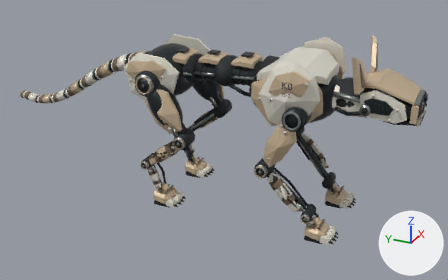
What one commit did to the glTF model assets/k0-tech-01/derived/meshopt/k0_tech_01_d0_lod0.meshopt.glb.
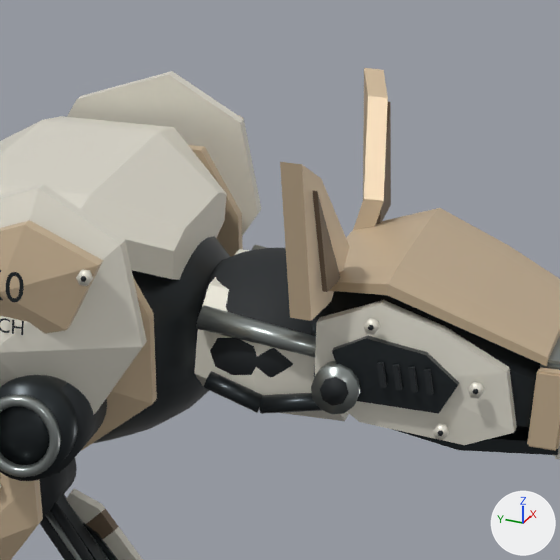
Each version is shown whole from a 50 mm camera at (-1.226, -0.512, 0.768) aimed at (0.006, 0.042, 0.152), then close up on the part from 64% to 93% of the width and 7% to 54% of the height. Every picture has the same lights, and +X, +Y and +Z are marked at lower right. The first two pictures are the older version. Vertices at exactly the same position are counted once.

Before the edit, the objects in view are built like this:
```python
me_k0_tech_01_geometry = bpy.data.meshes.new('K0_TECH_01_GEOMETRY')
me_k0_tech_01_geometry.from_pydata(...)  # 29764 vertices, 57414 faces; spans x -0.15..0.15, y -0.403..0.642, z 0.001..0.421
# faces by material slot: [20758, 7664, 3990, 8548, 13272, 372, 2810]
me_k0_tech_01_geometry.materials.append(mat_k0_graphite_frame)  # dark grey #303639
me_k0_tech_01_geometry.materials.append(mat_k0_warm_beige_ceramic)  # beige #ceb899
me_k0_tech_01_geometry.materials.append(mat_k0_porcelain_white)  # white #eae6d8
me_k0_tech_01_geometry.materials.append(mat_k0_carbon_seals)  # black #1d2226
me_k0_tech_01_geometry.materials.append(mat_k0_satin_titanium)  # grey #979e9b
me_k0_tech_01_geometry.materials.append(mat_k0_blue_coated_optical_glass)  # dark blue #194876
me_k0_tech_01_geometry.materials.append(mat_k0_lynx_taupe_stripes)  # brown #796753
ob_k0_tech_01_skin = bpy.data.objects.new('K0_TECH_01_SKIN', me_k0_tech_01_geometry)
ob_k0_tech_01_skin.location = (0.0, 0.0, 0.0)
```
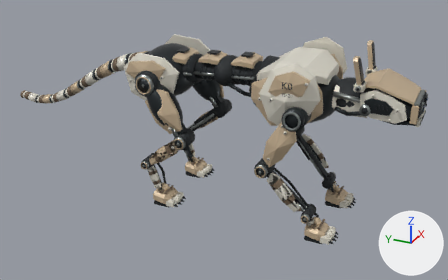
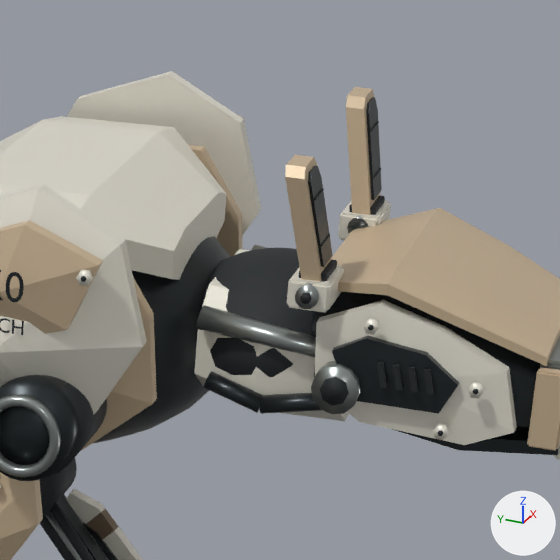
Location of each change, (x1, y1, x2, y2) in pixels of the close-ups (560 x 560 px):
'K0_TECH_01_SKIN', reshaped: before (0, 68, 560, 560); after (0, 71, 560, 560)
part 1 of me_k0_tech_01_geometry, added: after (300, 292, 312, 304)
part 2 of me_k0_tech_01_geometry, added: after (295, 283, 319, 309)
part 3 of me_k0_tech_01_geometry, added (mostly hidden): after (347, 216, 368, 234)
part 4 of me_k0_tech_01_geometry, rebuilt (32% narrower, 20% shorter): before (280, 162, 350, 321); after (285, 155, 332, 282)
part 5 of me_k0_tech_01_geometry, rebuilt: before (353, 68, 388, 230); after (346, 87, 381, 215)
part 6 of me_k0_tech_01_geometry, added: after (287, 265, 344, 313)
part 7 of me_k0_tech_01_geometry, added: after (338, 201, 391, 240)
part 8 of me_k0_tech_01_geometry, added: after (299, 259, 337, 281)
part 9 of me_k0_tech_01_geometry, added: after (349, 195, 385, 215)
part 10 of me_k0_tech_01_geometry, cut back: before (312, 102, 391, 292); after (308, 97, 382, 267)

Edits to the bpy script that builds the scene:
```text
Change me_k0_tech_01_geometry:
    used by ob_k0_tech_01_skin; location = (0.0, 0.0, 0.0)
    remove me_k0_tech_01_geometry.from_pydata(...)  # 29764 vertices, 57414 faces; spans x -0.15..0.15, y -0.403..0.642, z 0.001..0.421
    add me_k0_tech_01_geometry.from_pydata(...)  # 30012 vertices, 57862 faces; spans x -0.15..0.15, y -0.403..0.642, z 0.001..0.415
    me_k0_tech_01_geometry part 1: a new loose piece, a 6-sided cylinder along x spanning x -0.0726..-0.0714, y -0.2825..-0.2772, z 0.3515..0.3564, in mat_k0_carbon_seals (black #1d2226)
    me_k0_tech_01_geometry part 2: a new loose piece, a 12-sided cylinder along x spanning x -0.071..-0.038, y -0.285..-0.275, z 0.348..0.36, in mat_k0_satin_titanium (grey #979e9b)
    me_k0_tech_01_geometry part 3: a new loose piece, a 12-sided cylinder along x spanning x 0.038..0.071, y -0.285..-0.275, z 0.348..0.36, in mat_k0_satin_titanium (grey #979e9b)
    me_k0_tech_01_geometry part 4: the loose piece of 10 vertices spanning x -0.087..-0.032, y -0.291..-0.266, z 0.342..0.421 is rebuilt with 12 vertices and now spans x -0.075..-0.041, y -0.285..-0.265, z 0.36..0.415
    me_k0_tech_01_geometry part 5: the loose piece of 10 vertices spanning x 0.032..0.087, y -0.291..-0.266, z 0.342..0.421 is rebuilt with 12 vertices and now spans x 0.041..0.075, y -0.285..-0.265, z 0.36..0.415
    me_k0_tech_01_geometry part 6: a new loose piece of 32 vertices spanning x -0.068..-0.038, y -0.29..-0.27, z 0.346..0.36, in mat_k0_porcelain_white (white #eae6d8)
    me_k0_tech_01_geometry part 7: a new loose piece of 32 vertices spanning x 0.038..0.068, y -0.29..-0.27, z 0.346..0.36, in mat_k0_porcelain_white (white #eae6d8)
    me_k0_tech_01_geometry part 8: a new loose piece of 32 vertices spanning x -0.064..-0.042, y -0.287..-0.274, z 0.36..0.364, in mat_k0_carbon_seals (black #1d2226)
    me_k0_tech_01_geometry part 9: a new loose piece of 32 vertices spanning x 0.042..0.064, y -0.287..-0.274, z 0.36..0.364, in mat_k0_carbon_seals (black #1d2226)
    me_k0_tech_01_geometry part 10
    12 vertices are removed from x -0.079..0.079, y -0.289..-0.28, z 0.355..0.407
    16 faces are deleted
    24 vertices are added at x -0.071..0.07, y -0.285..-0.275, z 0.367..0.412
    40 new faces join them, mat_k0_graphite_frame (dark grey #303639)
    other edits to the shape of me_k0_tech_01_geometry do not show in these pictures
```
